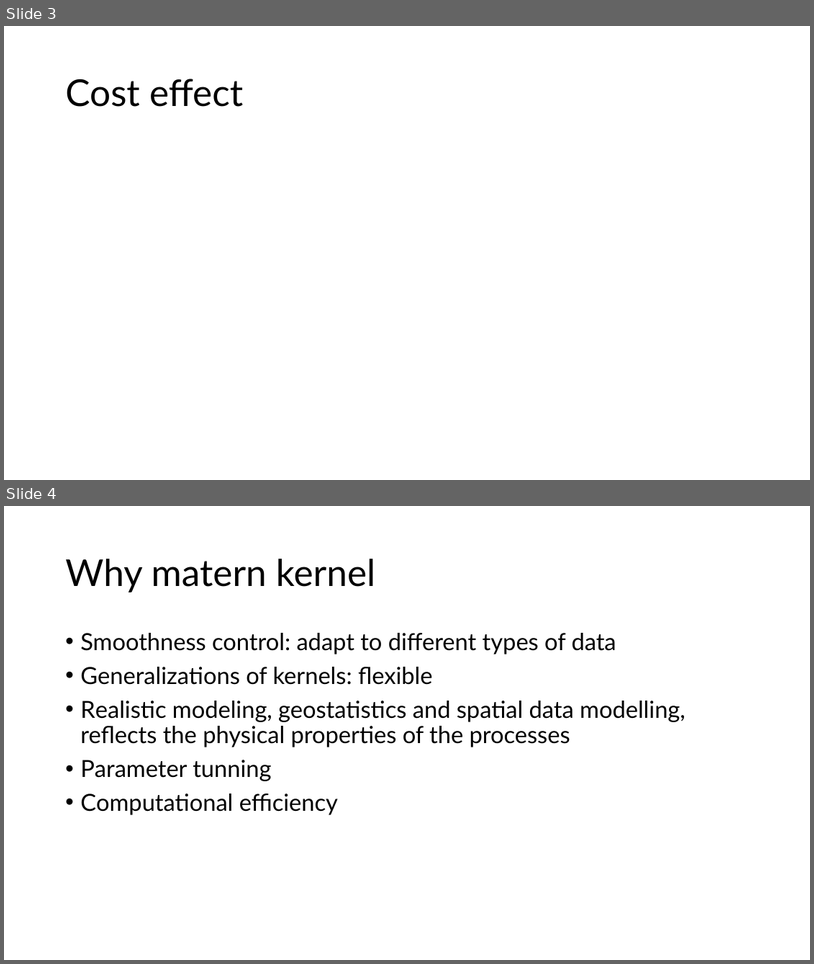
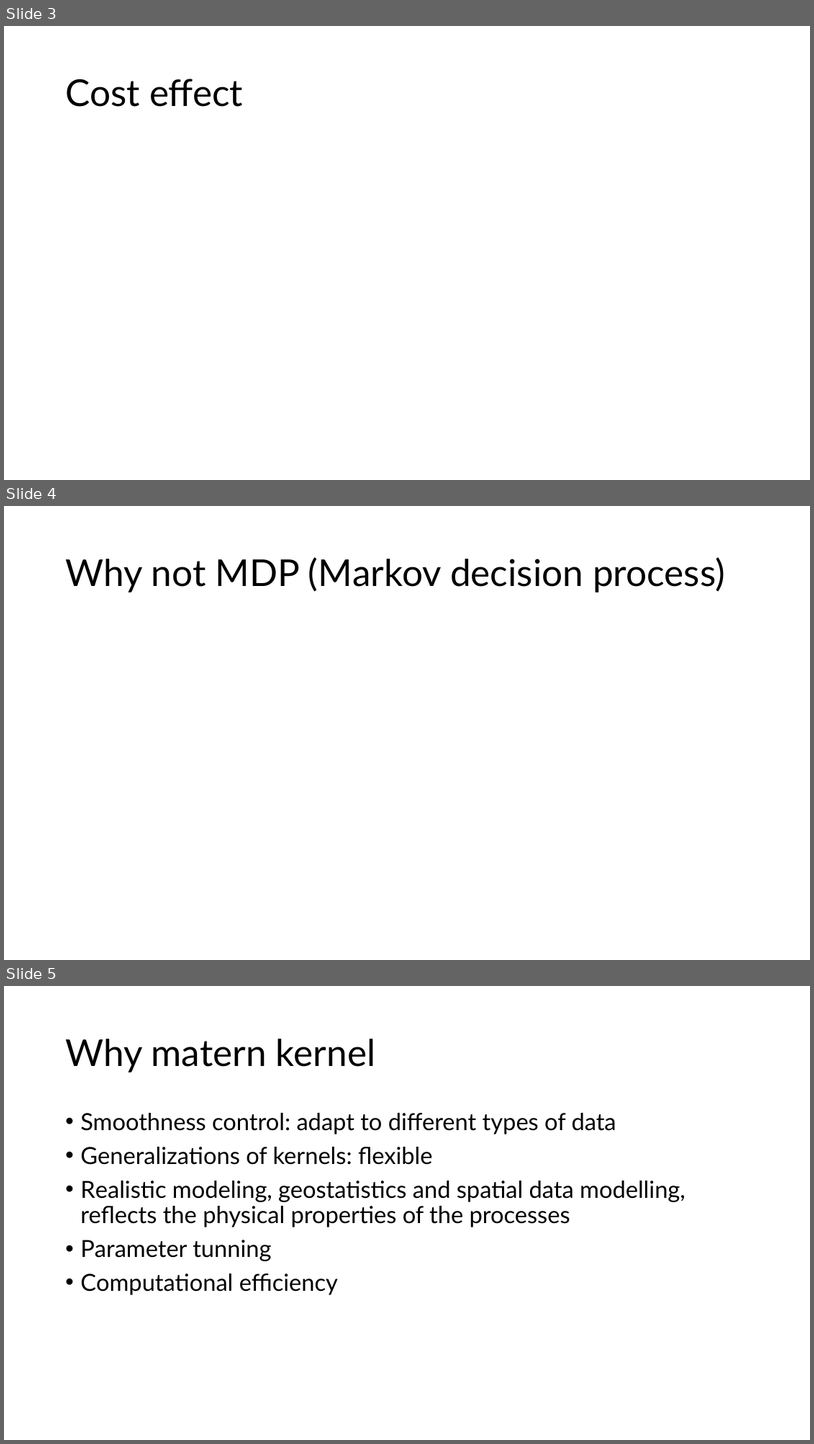
Before and after one commit to YaolinGe/THESIS, a slide deck: presentation/slides/QA.pptx. Shown one above the other, each under a label of ours: slides 3 and 4 before the commit, slides 3, 4 and 5 after it. The pictures are 814x964 and 814x1444 pixels, drawn with LibreOffice and Linux fonts; fonts in the diff are those of the drawing. Boxes give left, top, right and bottom in pixels: in the first picture for what was removed or moved away, otherwise in the second. Text is boxed around its words. In the diff, an @@ line names an element or a change of style, - is before the commit and + after.

```diff
--- a/presentation/slides/QA.pptx
+++ b/presentation/slides/QA.pptx
@@ slide 4 added at [4,506,810,960], background #FFFFFF @@
@@ title added at [65,557,725,592], 44 pt, text #000000 @@
+Why not MDP (Markov decision process)
@@ what was slide 4 is now slide 5 @@
```
Also in this commit, not shown: 2 other files.
